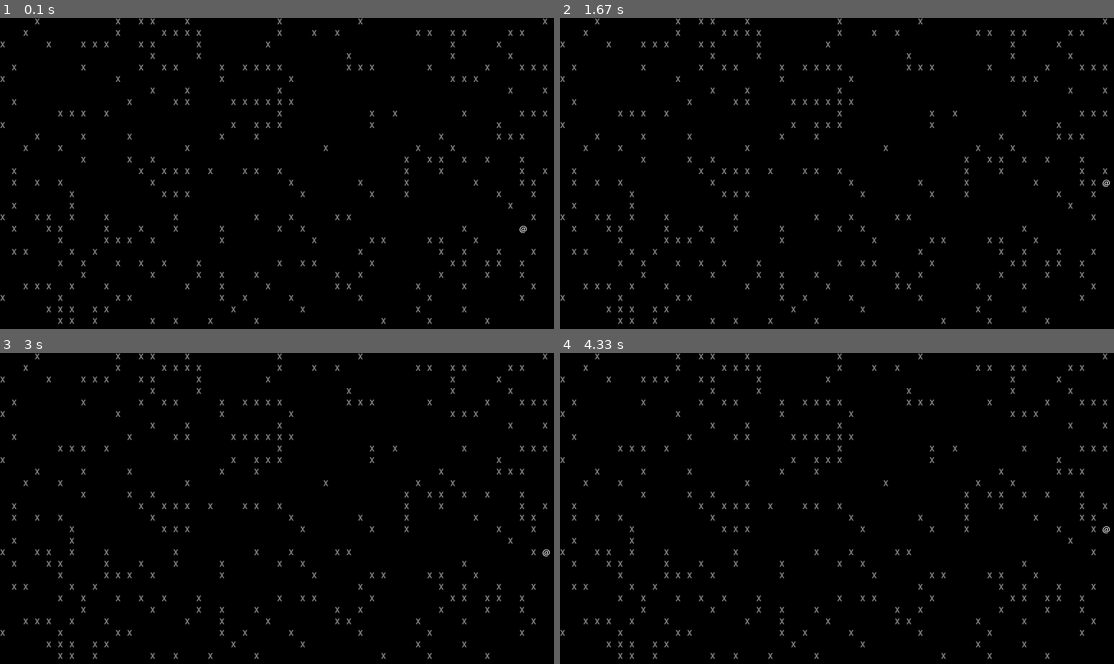
Above: before the commit, frames 1-4 (two rows, left to right).
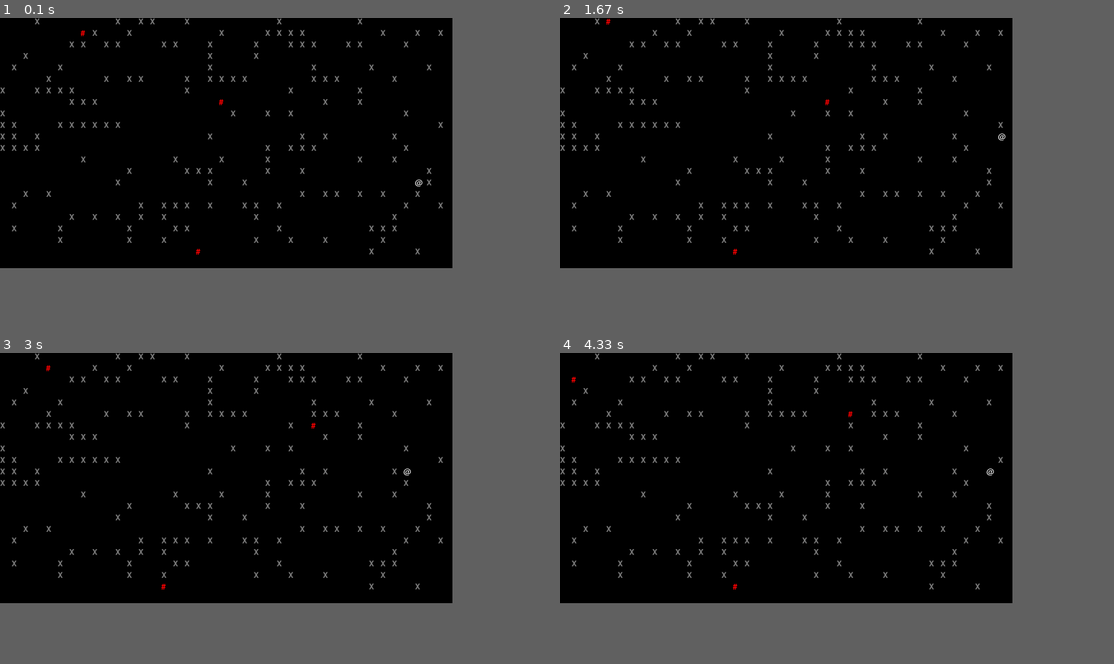
Above: after the commit, the same moments.

Repository: akdcasa/cc2-1b-FinalProject-TheVanguard-AppVentures
Game: pygame game, started from cc2-1b-Final-Project-TheVanguard-AppVenture/mAPpygame.py
Two runs of this game, one before a commit and one after it. Both use one fixed random seed, a clock stepped at 60 frames per second and the inputs below.
Inputs:
- Up to frame 1 (0.1 s): no input
- Up to frame 2 (1.67 s): hold D 0.33-0.8 s; hold W 0.83-1.3 s; hold D from 1.33 s (still down)
- Up to frame 3 (3 s): release D at 1.8 s; hold A 1.83-2.37 s; hold S 2.4-2.7 s; hold A from 2.73 s (still down)
- Up to frame 4 (4.33 s): release A at 3.13 s; hold W 3.17-3.53 s; hold D 3.57-4.2 s; hold S from 4.23 s (still down)
In our replay, the window is 900x506 before the commit and 735x407 after it. These sizes can differ from the game's own. Grey fills any space a smaller window leaves; there, only what the larger window draws over its background counts as a difference.

The runs differ from the first frame. In frame 1, 4.1% of the frame differs, in the area x 0-99%, y 0-99%; in frame 2, 4.1%; in frame 3, 4.1%, in the area x 0-100%, y 0-99%; in frame 4, 4.1%.

Commit message:
Update mAPpygame.py

Diff:
--- a/cc2-1b-Final-Project-TheVanguard-AppVenture/mAPpygame.py
+++ b/cc2-1b-Final-Project-TheVanguard-AppVenture/mAPpygame.py
@@ -1,16 +1,15 @@
 import pygame
 import random
 
-# Constants
-WIDTH = 1920
-HEIGHT = 1080
+WIDTH = 1570
+HEIGHT = 870
 CELL_SIZE = 40
 MAP_WIDTH = WIDTH // CELL_SIZE
 MAP_HEIGHT = HEIGHT // CELL_SIZE
 PLAYER_COLOR = (255, 255, 255)
 OBSTACLE_COLOR = (128, 128, 128)
+ENEMY_COLOR = (255, 0, 0)
 
-# Player class
 class Player:
     def __init__(self, x, y):
         self.x = x
@@ -20,7 +19,7 @@
         new_x = self.x + dx
         new_y = self.y + dy
         if 0 <= new_x < MAP_WIDTH and 0 <= new_y < MAP_HEIGHT:
-            if not map[new_y][new_x]:
+            if not game_map[new_y][new_x]:
                 self.x = new_x
                 self.y = new_y
 
@@ -29,24 +28,50 @@
         text = font.render("@", True, PLAYER_COLOR)
         surface.blit(text, (self.x * CELL_SIZE, self.y * CELL_SIZE))
 
-# Generate a random map
-def generate_map():
-    map = [[False] * MAP_WIDTH for _ in range(MAP_HEIGHT)]
+class Enemy:
+    def __init__(self, x, y):
+        self.x = x
+        self.y = y
+
+    def move_random(self):
+        directions = [(0, -1), (-1, 0), (0, 1), (1, 0)]
+        dx, dy = random.choice(directions)
+        new_x = self.x + dx
+        new_y = self.y + dy
+        if 0 <= new_x < MAP_WIDTH and 0 <= new_y < MAP_HEIGHT:
+            if not game_map[new_y][new_x]:
+                self.x = new_x
+                self.y = new_y
+
+    def draw(self, surface):
+        font = pygame.font.Font(None, CELL_SIZE)
+        text = font.render("#", True, ENEMY_COLOR)
+        surface.blit(text, (self.x * CELL_SIZE, self.y * CELL_SIZE))
+
+def generate_map(width, height):
+    game_map = [[False] * width for _ in range(height)]
+    for y in range(height):
+        for x in range(width):
+            if random.random() < 0.2:  # 20% chance of obstacle
+                game_map[y][x] = True
+    return game_map
+
+def draw_map(surface, game_map, enemies):
     for y in range(MAP_HEIGHT):
         for x in range(MAP_WIDTH):
-            if random.random() < 0.2:  # 20% chance of obstacle
-                map[y][x] = True
-    return map
-
-# Draw the map
-def draw_map(surface):
-    for y in range(MAP_HEIGHT):
-        for x in range(MAP_WIDTH):
-            if map[y][x]:
+            if game_map[y][x]:
                 font = pygame.font.Font(None, CELL_SIZE)
                 text = font.render("X", True, OBSTACLE_COLOR)
                 surface.blit(text, (x * CELL_SIZE, y * CELL_SIZE))
 
+    for enemy in enemies:
+        enemy.draw(surface)
+
+# ...
+
+# ...
+
+# Main game loop
 # Main game loop
 def game_loop():
     pygame.init()
@@ -54,8 +79,11 @@
     clock = pygame.time.Clock()
 
     player = Player(random.randint(0, MAP_WIDTH - 1), random.randint(0, MAP_HEIGHT - 1))
-    global map
-    map = generate_map()
+    global game_map  # Rename the global variable to game_map
+    game_map = generate_map(MAP_WIDTH, MAP_HEIGHT)  # Assign the generated map to game_map
+    enemies = [Enemy(random.randint(0, MAP_WIDTH - 1), random.randint(0, MAP_HEIGHT - 1)) for _ in range(3)]
+
+    encounter_flag = False  # Flag to check if an encounter occurred
 
     while True:
         for event in pygame.event.get():
@@ -73,11 +101,37 @@
         elif keys[pygame.K_d]:
             player.move(1, 0)
 
+        for enemy in enemies:
+            enemy.move_random()
+
+        # Check for encounters with enemies
+        for enemy in enemies:
+            if player.x == enemy.x and player.y == enemy.y:
+                print("Encountered an enemy!")
+                encounter_flag = True
+
+
+        # If an encounter occurred, exit the game loop
+        if encounter_flag:
+            pygame.quit()
+            return
+
+        # If an encounter occurred, exit the game loop
+        if encounter_flag:
+            pygame.quit()
+            return
+
         screen.fill((0, 0, 0))
-        draw_map(screen)
+        draw_map(screen, game_map, enemies)
         player.draw(screen)
         pygame.display.flip()
         clock.tick(10)
 
+        if encounter_flag:
+            # If an encounter occurred, exit the game loop
+            pygame.quit()
+            return
+
 # Start the game
 game_loop()
+import randomenemyencounter
